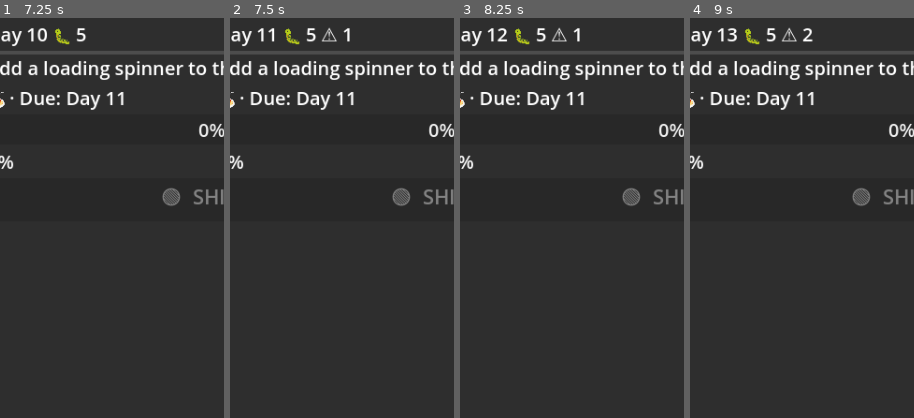
Above: before the commit, frames 1-4 (left to right).
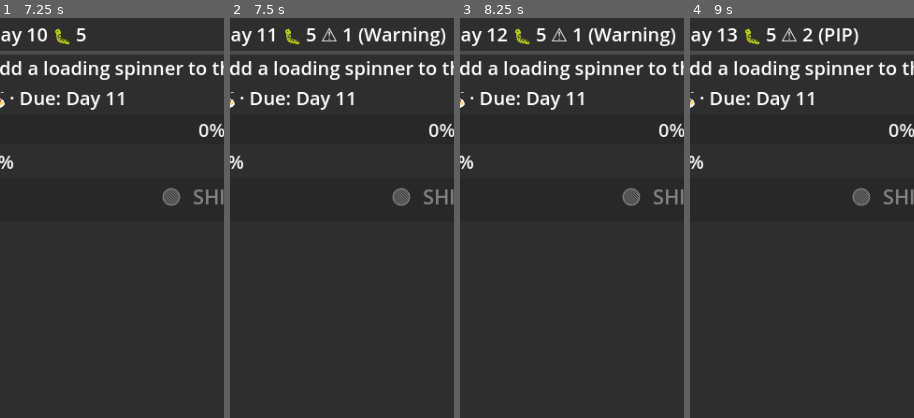
Above: after the commit, the same moments.

Repository: lmchoi/game-code-monkey-code
Game: Godot game, scene res://scenes/game_ui.tscn
The game is run twice, just before and just after one commit, with the same random seed, the same clock (stepped at 60 frames per second) and the same inputs.
Inputs:
- Up to frame 1 (7.25 s): click "WORK" at 0.5 s; click "🟢 SHIP IT" at 1.25 s; click "HUSTLE" at 2 s; click "WORK" at 2.75 s; click "🟢 SHIP IT" at 3.5 s; click "HUSTLE" at 4.25 s; click "WORK" at 5 s; click "🟢 SHIP IT" at 5.75 s; click "HUSTLE" at 6.5 s
- Up to frame 2 (7.5 s): tap Enter at 7.25 s
- Up to frame 3 (8.25 s): tap Space at 8 s
- Up to frame 4 (9 s): tap Enter at 8.75 s
The pictures show only the part of the screen within x 3-53%, y 0-50%; the shares and areas given below are measured in that part.

Frame 1 is identical in both runs. In frame 2, 0.8% of the frame differs, in the area x 57-97%, y 2-7%; in frame 3, 0.8%; in frame 4, 0.4%.

Commit message:
feat: show Warning/PIP label on strike indicator
Strike 1 shows "⚠️ 1 (Warning)", strike 2 shows "⚠️ 2 (PIP)"
to reinforce the corporate disciplinary escalation.

Co-Authored-By: Claude Sonnet 4.6 <noreply@anthropic.com>

Diff:
--- a/scenes/game_ui.gd
+++ b/scenes/game_ui.gd
@@ -42,7 +42,12 @@
 
 func _on_strikes_changed(new_strikes: int) -> void:
 	_strike_label.visible = new_strikes > 0
-	_strike_label.text = "⚠️ %d" % new_strikes
+	if new_strikes == 1:
+		_strike_label.text = "⚠️ 1 (Warning)"
+	elif new_strikes == 2:
+		_strike_label.text = "⚠️ 2 (PIP)"
+	else:
+		_strike_label.text = "⚠️ %d" % new_strikes
 
 func _on_bugs_changed(new_bugs: int) -> void:
 	_bug_label.visible = new_bugs > 0
